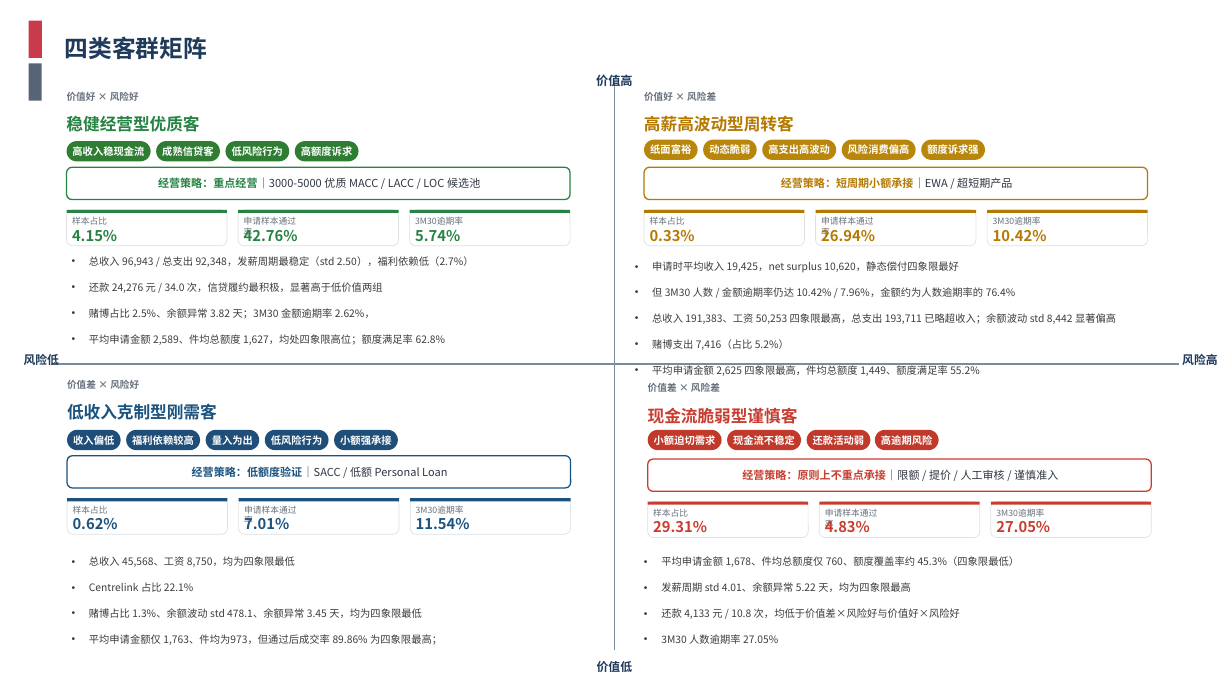
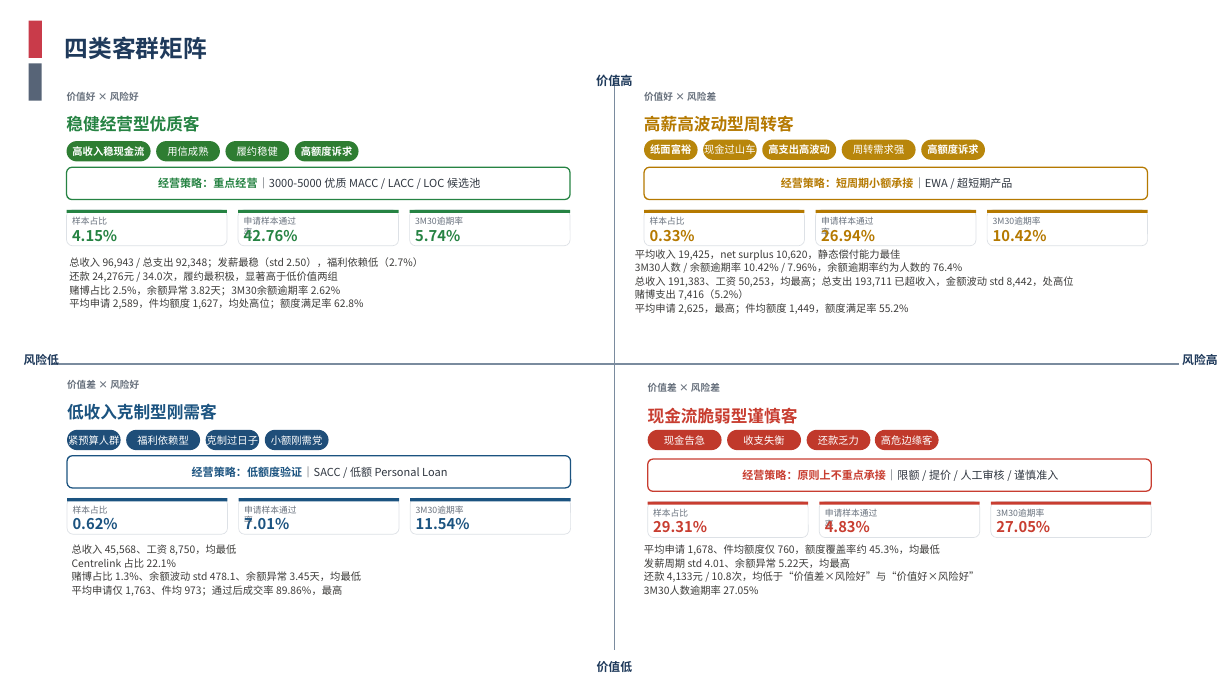
Before and after one commit to EliamZhang/Modek-MBR-September, a slide deck: slide 1 of 四类客群矩阵.pptx. Drawn at 1232x693 pixels with LibreOffice and Linux fonts; fonts in the diff are those of the drawing; background and template pictures are left out. Boxes give left, top, right and bottom in pixels: in the first picture for what was removed or moved away, otherwise in the second. Text is boxed around its words. In the diff, an @@ line names an element or a change of style, - is before the commit and + after.

Commit message:
四类客群矩阵.pptx:四象限画像要点替换为新精简文案(行距200%→100%防溢出,统一YaHei 8pt)

```diff
--- a/四类客群矩阵.pptx
+++ b/四类客群矩阵.pptx
@@ text in rounded rectangle at box(167, 146, 208, 156): text changed; bold off @@
-成熟信贷客
+用信成熟
@@ text in rounded rectangle at box(237, 146, 278, 156): text changed; bold off @@
-低风险行为
+履约稳健
@@ text in rounded rectangle at box(704, 143, 755, 157): text changed; bold off @@
-动态脆弱
+现金过山车
@@ text in rounded rectangle at box(853, 144, 904, 154): text changed; bold off @@
-风险消费偏高
+周转需求强
@@ text in rounded rectangle at box(927, 143, 978, 157): text changed @@
-额度诉求强
+高额度诉求
@@ text at box(69, 257, 423, 309): text changed @@
-• 总收入 96,943 / 总支出 92,348，发薪周期最稳定（std 2.50），福利依赖低（2.7%）
-• 还款 24,276 元 / 34.0 次，信贷履约最积极，显著高于低价值两组
-• 赌博占比 2.5%、余额异常 3.82 天；3M30 金额逾期率 2.62%，
-• 平均申请金额 2,589、件均总额度 1,627，均处四象限高位；额度满足率 62.8%
+总收入 96,943 / 总支出 92,348；发薪最稳（std 2.50），福利依赖低（2.7%）
+还款 24,276元 / 34.0次，履约最积极，显著高于低价值两组
+赌博占比 2.5%，余额异常 3.82天；3M30余额逾期率 2.62%
+平均申请 2,589，件均额度 1,627，均处高位；额度满足率 62.8%
@@ text at box(635, 249, 1074, 314): text changed @@
-• 申请时平均收入 19,425，net surplus 10,620，静态偿付四象限最好
-• 但 3M30 人数 / 金额逾期率仍达 10.42% / 7.96%，金额约为人数逾期率的 76.4%
-• 总收入 191,383、工资 50,253 四象限最高，总支出 193,711 已略超收入；余额波动 std 8,442 显著偏高
-• 赌博支出 7,416（占比 5.2%）
-• 平均申请金额 2,625 四象限最高，件均总额度 1,449、额度满足率 55.2%
+平均收入 19,425，net surplus 10,620，静态偿付能力最佳
+3M30人数 / 余额逾期率 10.42% / 7.96%，余额逾期率约为人数的 76.4%
+总收入 191,383、工资 50,253，均最高；总支出 193,711 已超收入，金额波动 std 8,442，处高位
+赌博支出 7,416（5.2%）
+平均申请 2,625，最高；件均额度 1,449，额度满足率 55.2%
@@ text in rounded rectangle at box(68, 433, 119, 447): text changed; bold off @@
-收入偏低
+紧预算人群
@@ text in rounded rectangle at box(137, 435, 188, 445): text changed; bold off @@
-福利依赖较高
+福利依赖型
@@ text in rounded rectangle at box(207, 433, 258, 447): text changed; bold off @@
-量入为出
+克制过日子
@@ text in rounded rectangle at box(271, 435, 322, 445): text changed; bold off @@
-低风险行为
+小额刚需党
@@ rounded rectangle removed at box(335, 430, 398, 450) @@
-小额强承接
@@ text in rounded rectangle at box(664, 435, 705, 445): text changed; bold off @@
-小额迫切需求
+现金告急
@@ text in rounded rectangle at box(743, 435, 784, 445): text changed; bold off @@
-现金流不稳定
+收支失衡
@@ text in rounded rectangle at box(818, 435, 859, 445): text changed; bold off @@
-还款活动弱
+还款乏力
@@ text in rounded rectangle at box(881, 435, 932, 445): text changed; bold off @@
-高逾期风险
+高危边缘客
@@ text at box(72, 544, 237, 555): text changed @@
-• 总收入 45,568、工资 8,750，均为四象限最低
+总收入 45,568、工资 8,750，均最低
@@ text at box(72, 558, 176, 568): bullet • to none; line spacing 2 to 1 @@
@@ text at box(644, 544, 980, 595): text changed @@
-• 平均申请金额 1,678、件均总额度仅 760、额度覆盖率约 45.3%（四象限最低）
-• 发薪周期 std 4.01、余额异常 5.22 天，均为四象限最高
-• 还款 4,133 元 / 10.8 次，均低于价值差×风险好与价值好×风险好
-• 3M30 人数逾期率 27.05%
+平均申请 1,678、件均额度仅 760，额度覆盖率约 45.3%，均最低
+发薪周期 std 4.01、余额异常 5.22天，均最高
+还款 4,133元 / 10.8次，均低于“价值差×风险好”与“价值好×风险好”
+3M30人数逾期率 27.05%
@@ text at box(72, 571, 361, 596): text changed @@
-• 赌博占比 1.3%、余额波动 std 478.1、余额异常 3.45 天，均为四象限最低
-• 平均申请金额仅 1,763、件均为973，但通过后成交率 89.86% 为四象限最高；
+赌博占比 1.3%、余额波动 std 478.1、余额异常 3.45天，均最低
+平均申请仅 1,763、件均 973；通过后成交率 89.86%，最高
```
